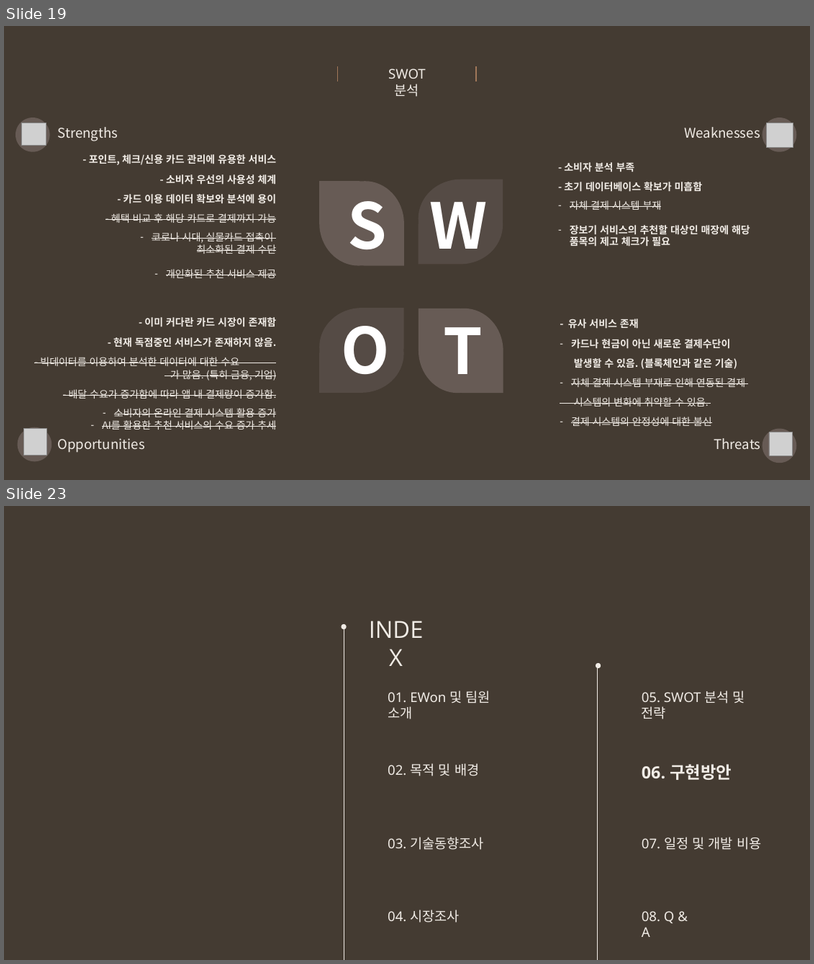
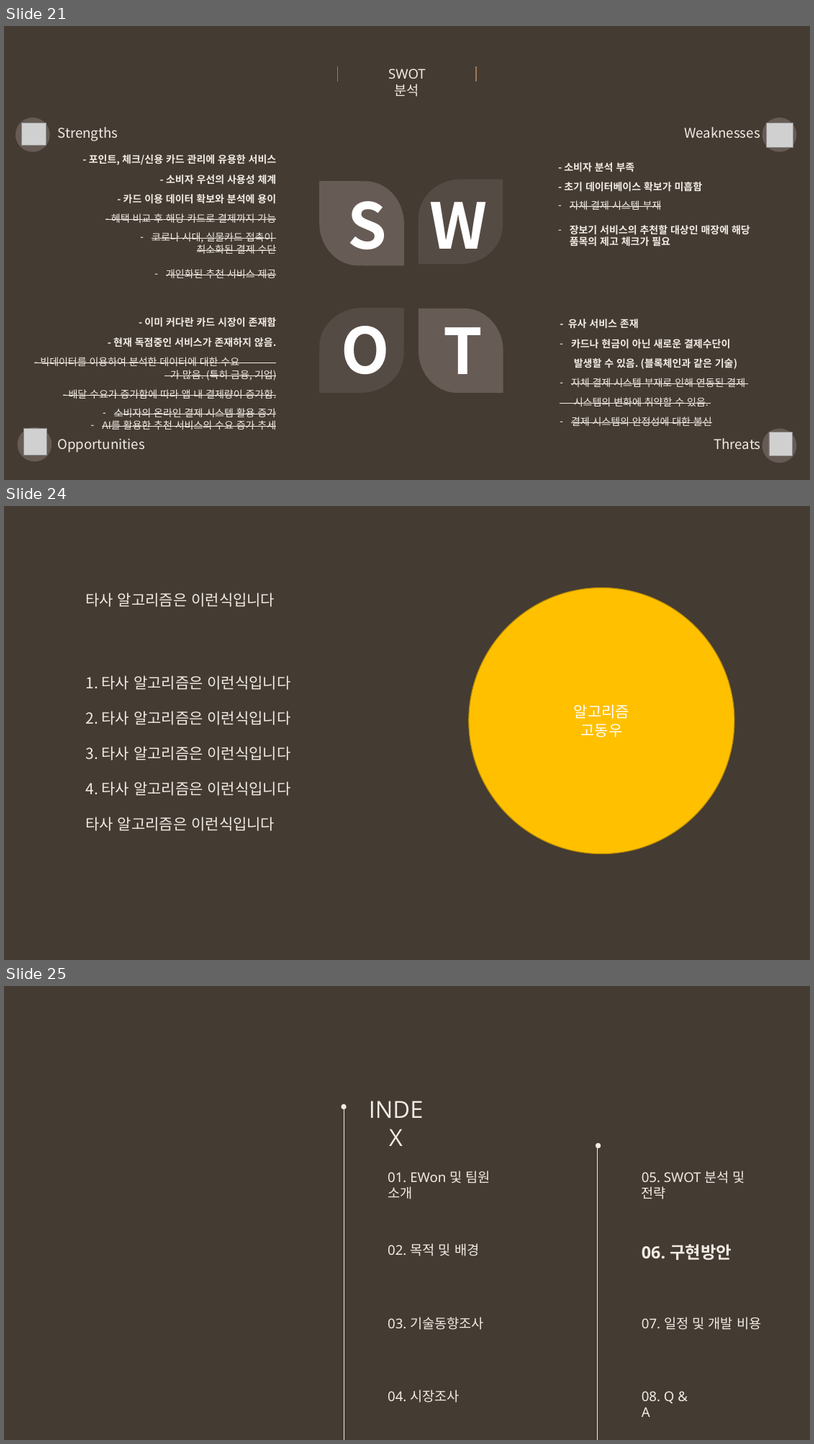
Before and after one commit to snr1229/Content_designing_Presentations, a slide deck: 사업계획서/Week10/EWon_중간고사대체 발표자료_2차.pptx. Shown one above the other, each under a label of ours: slides 19 and 23 before the commit, slides 21, 24 and 25 after it; the slides between them are not shown. The pictures are 814x964 and 814x1444 pixels, drawn with LibreOffice and Linux fonts; fonts in the diff are those of the drawing; grey boxes stand for pictures. Boxes give left, top, right and bottom in pixels: in the first picture for what was removed or moved away, otherwise in the second. Text is boxed around its words. In the diff, an @@ line names an element or a change of style, - is before the commit and + after.

```diff
--- a/사업계획서/Week10/EWon_중간고사대체 발표자료_2차.pptx
+++ b/사업계획서/Week10/EWon_중간고사대체 발표자료_2차.pptx
@@ slide 24 added at [4,506,810,960], background #443B32 @@
@@ ellipse added at [469,587,735,853], fill #FFC000, outline #BD8E00 1 pt, 18 pt, text #FFFFFF @@
+알고리즘
+고동우
@@ text added at [85,592,275,607], 18 pt, text #F1ECE6 @@
+타사 알고리즘은 이런식입니다
@@ text added at [85,675,291,690], 18 pt, text #F1ECE6 @@
+1. 타사 알고리즘은 이런식입니다
@@ text added at [85,710,291,725], 18 pt, text #F1ECE6 @@
+2. 타사 알고리즘은 이런식입니다
@@ text added at [85,746,291,760], 18 pt, text #F1ECE6 @@
+3. 타사 알고리즘은 이런식입니다
@@ text added at [85,781,291,795], 18 pt, text #F1ECE6 @@
+4. 타사 알고리즘은 이런식입니다
@@ text added at [85,816,275,831], 18 pt, text #F1ECE6 @@
+타사 알고리즘은 이런식입니다
@@ what was slide 19 is now slide 21 @@
@@ what was slide 23 is now slide 25 @@
```
Also in this commit, not shown: 9 slides changed, 7 other slides added, 3 slides removed, 1 other file.
